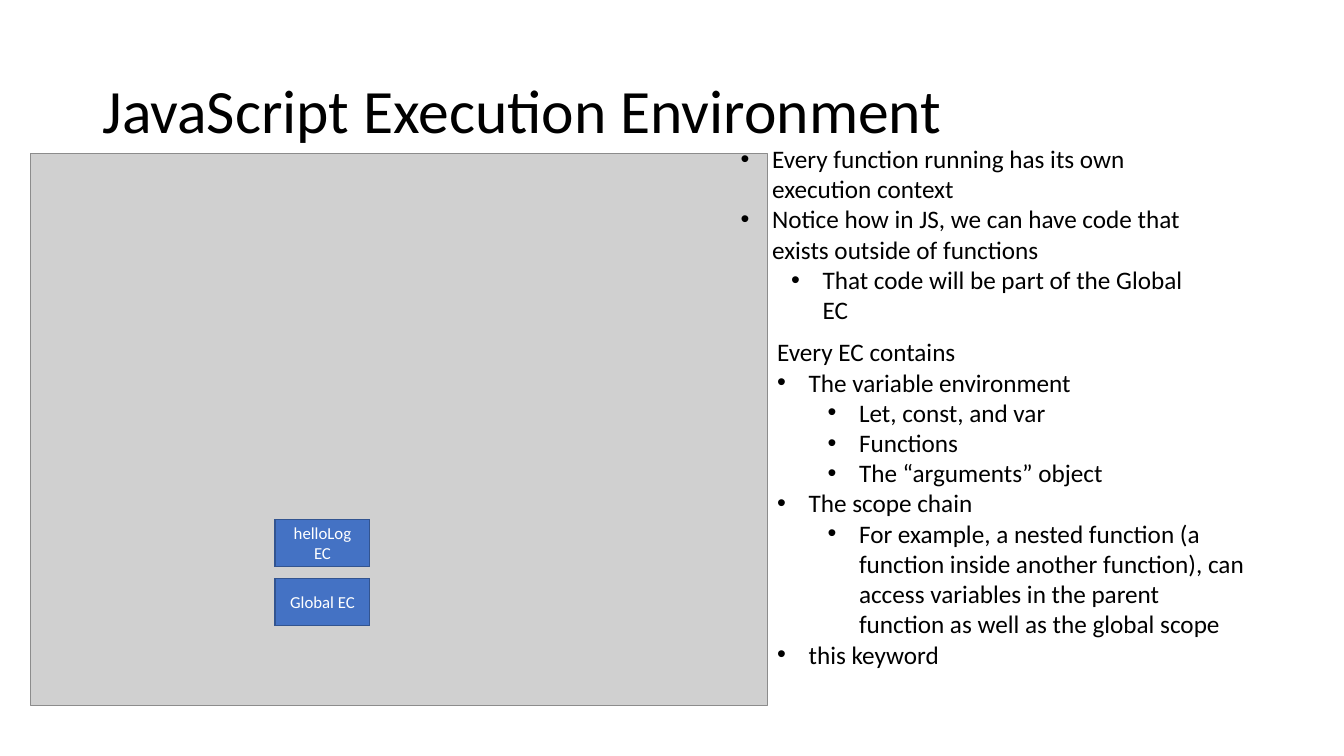
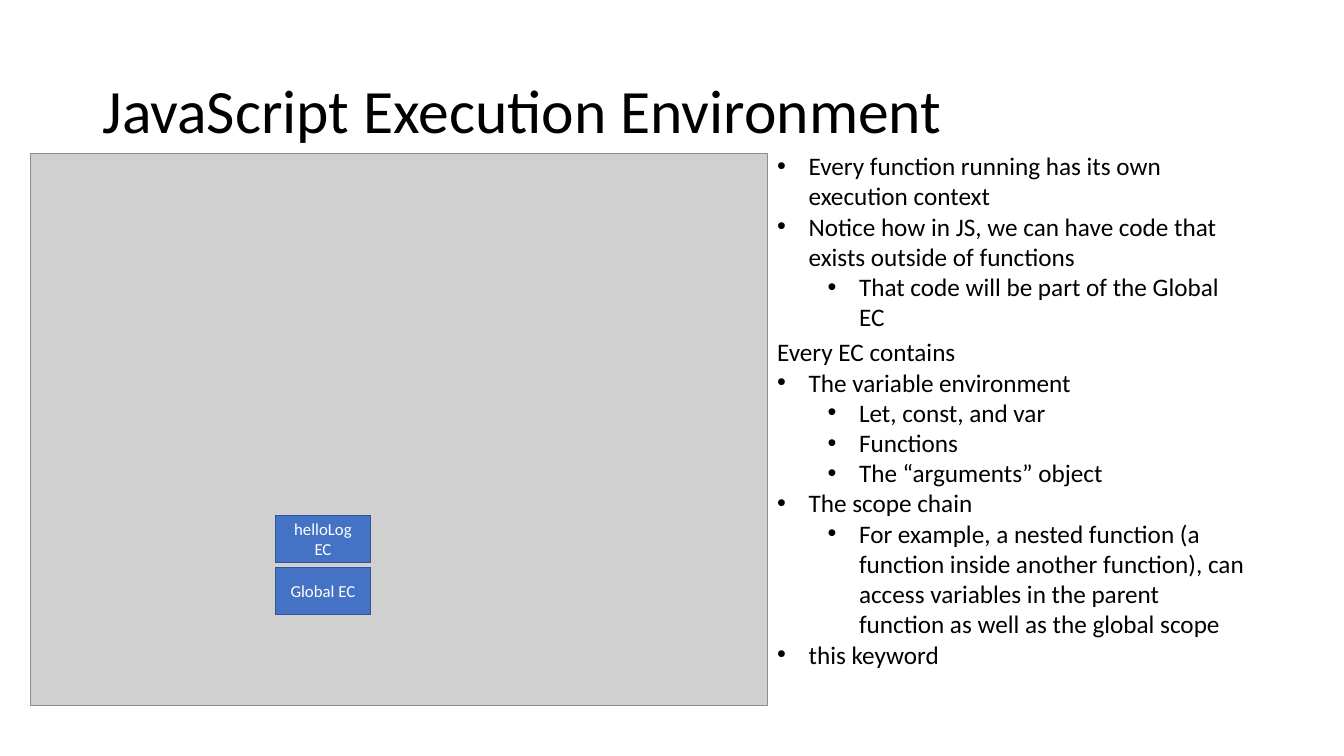
Before and after one commit to 210712jwa/training, a slide deck: slide 3 of java-with-automation/week-3/javascript.pptx. Drawn at 1344x756 pixels with LibreOffice and Linux fonts; fonts in the diff are those of the drawing; grey boxes stand for pictures. Boxes give left, top, right and bottom in pixels: in the first picture for what was removed or moved away, otherwise in the second. Text is boxed around its words. In the diff, an @@ line names an element or a change of style, - is before the commit and + after.

```diff
--- a/java-with-automation/week-3/javascript.pptx
+++ b/java-with-automation/week-3/javascript.pptx
@@ text "Every function running has its ...": place and size @@
-text "Every function running has its ..." at bbox=[772, 150, 1182, 319]
+text "Every function running has its ..." at bbox=[809, 157, 1219, 326]
@@ rectangle "helloLog EC": place and size @@
-rectangle "helloLog EC" at bbox=[275, 519, 370, 567]
+rectangle "helloLog EC" at bbox=[276, 515, 371, 563]
@@ rectangle "Global EC": place and size @@
-rectangle "Global EC" at bbox=[275, 579, 370, 626]
+rectangle "Global EC" at bbox=[276, 568, 371, 615]
```
Also in this commit, not shown: 6 other files.
